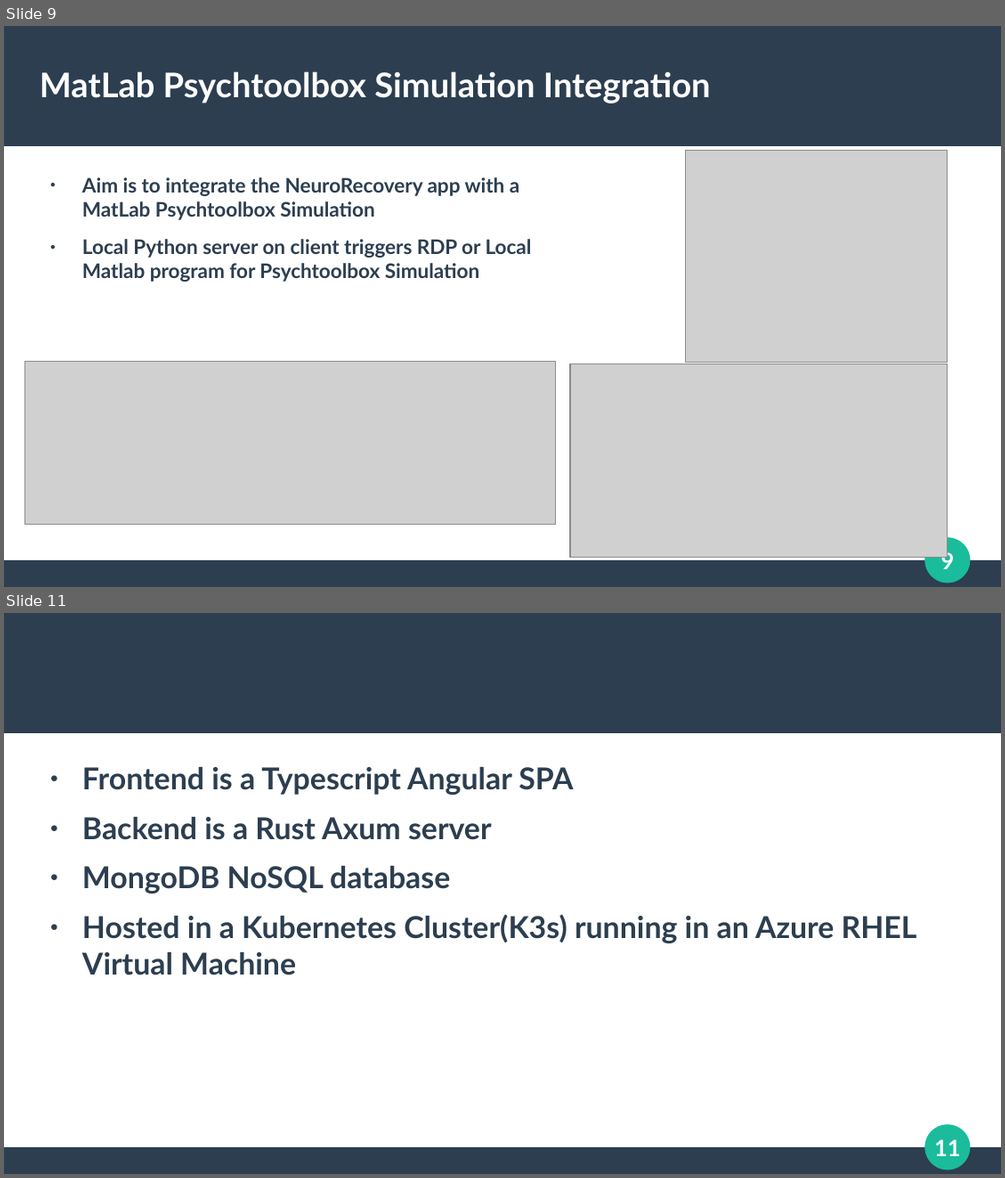
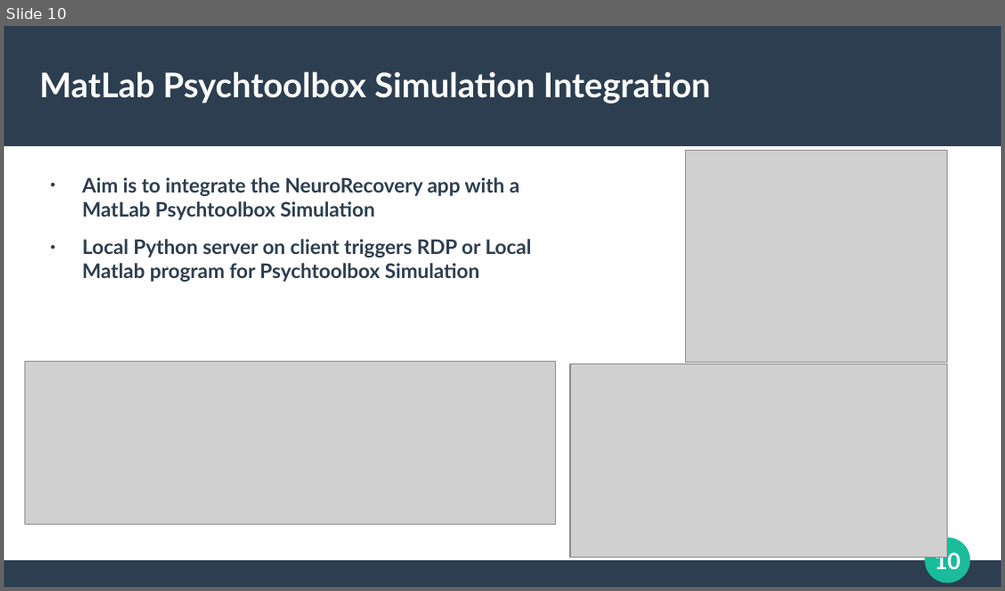
Before and after one commit to mark-ruddy/neurorecovery, a slide deck: report/neurorecovery_final_presentation.pptx. Shown one above the other, each under a label of ours: slides 9 and 11 before the commit, slide 10 after it; the slides between them are not shown. The pictures are 1005x1178 and 1005x591 pixels, drawn with LibreOffice and Linux fonts; fonts in the diff are those of the drawing; grey boxes stand for pictures. Boxes give left, top, right and bottom in pixels: in the first picture for what was removed or moved away, otherwise in the second. Text is boxed around its words. In the diff, an @@ line names an element or a change of style, - is before the commit and + after.

```diff
--- a/report/neurorecovery_final_presentation.pptx
+++ b/report/neurorecovery_final_presentation.pptx
@@ slide 11 removed at <box>4,613,1001,1174</box>, background #FFFFFF; not listed: 4 template elements that a slide beside it also shows @@
@@ text removed at <box>82,767,917,975</box> @@
-● Frontend is a Typescript Angular SPA
-● Backend is a Rust Axum server
-● MongoDB NoSQL database
-● Hosted in a Kubernetes Cluster(K3s) running in an Azure RHEL Virtual Machine
@@ what was slide 9 is now slide 10 @@
@@ page number at <box>934,549,960,569</box>: text changed @@
-9
+10
```
Also in this commit, not shown: 3 slides changed, 6 slides added, 2 other files.
